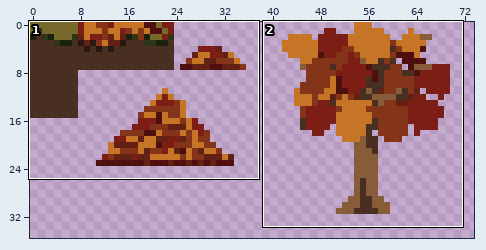
Pixel-art file, stored at assets/tileset.ase. Above, an overview of the earlier version with the close-up marked.
Close-up. Before:
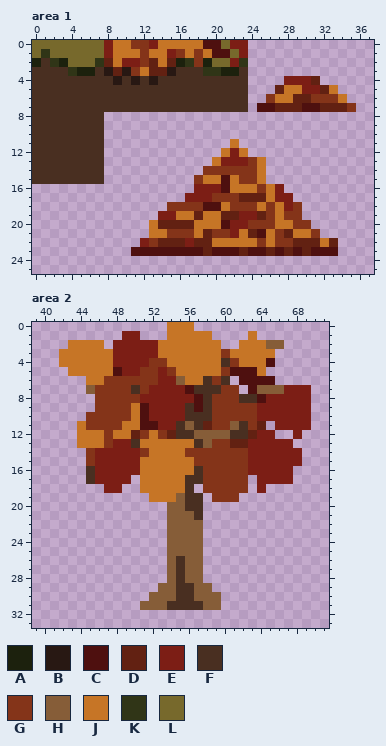
256x256 pixels, 1 frame. Shown: area 1: x 0..37, y 0..25; area 2: x 39..71, y 0..33. The wide view leaves out empty margins.
Palette (. is transparent): A #1c210d  B #281813  C #4e100f  D #622112  E #7c1e15  F #492f21  G #843419  H #865d38  J #c67526  K #303517  L #77692c
The same view after the edit:
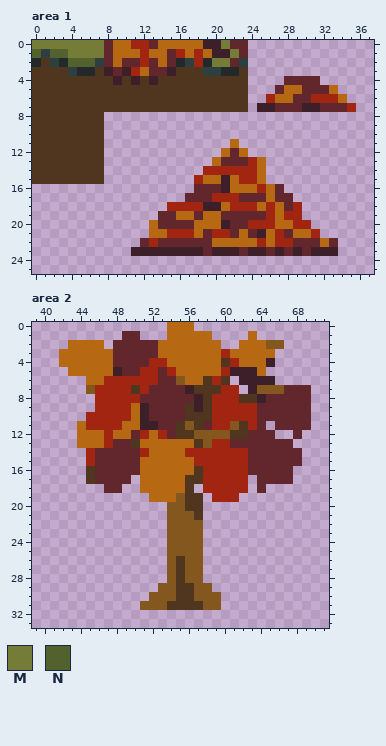
Colours new in this view: M #747c37  N #53612e
Difference:
Colour A changes from #1c210d to #23282a.
Colour C changes from #4e100f to #3d1f29.
Colour E changes from #7c1e15 to #62272c.
Colour F changes from #492f21 to #50361e.
Colour G changes from #843419 to #a22512.
Colour H changes from #865d38 to #83571e.
Colour J changes from #c67526 to #b66813.
Colour K changes from #303517 to #2e3f3f.
Area 1:
Colour B gives way to colour C in row 3 at x 8, 10 and 15; in row 4 at x 9, 11 and 13.
Colour D gives way to colour E in row 2 at x 8, 13 and 15; in row 3 at x 9 and 13 to 14; in row 4 at x 31; in row 5 at x 27 and 32; in row 6 at x 29 to 30; in row 7 at x 27 to 29 and 32 to 34.
Colour D gives way to colour E in row 17 at x 23 to 25; in row 19 at x 18, 21 to 22 and 25; in row 20 at x 14 to 17; in row 21 at x 19, 24 and 28; in row 22 at x 14 to 16, 18 to 19, 29 to 31 and 33; in row 23 at x 19, 23, 26, 28 and 30.
Colour L gives way to colour M in row 0 at x 0 to 7 and 21; in row 1 at x 4 to 7 and 22; in row 2 at x 20 to 21.
Colour L gives way to colour N in row 1 at x 0 and 2 to 3; in row 2 at x 4 to 6.
Area 2:
Colour D gives way to colour E in row 11 at x 58 and 64; in row 12 at x 50, 54 and 63; in row 13 at x 61 to 62.
Changed places in both close-ups, as pixel boxes (x1, y1, x2, y2):
changed: (32, 40, 356, 256)
changed: (59, 322, 311, 610)
